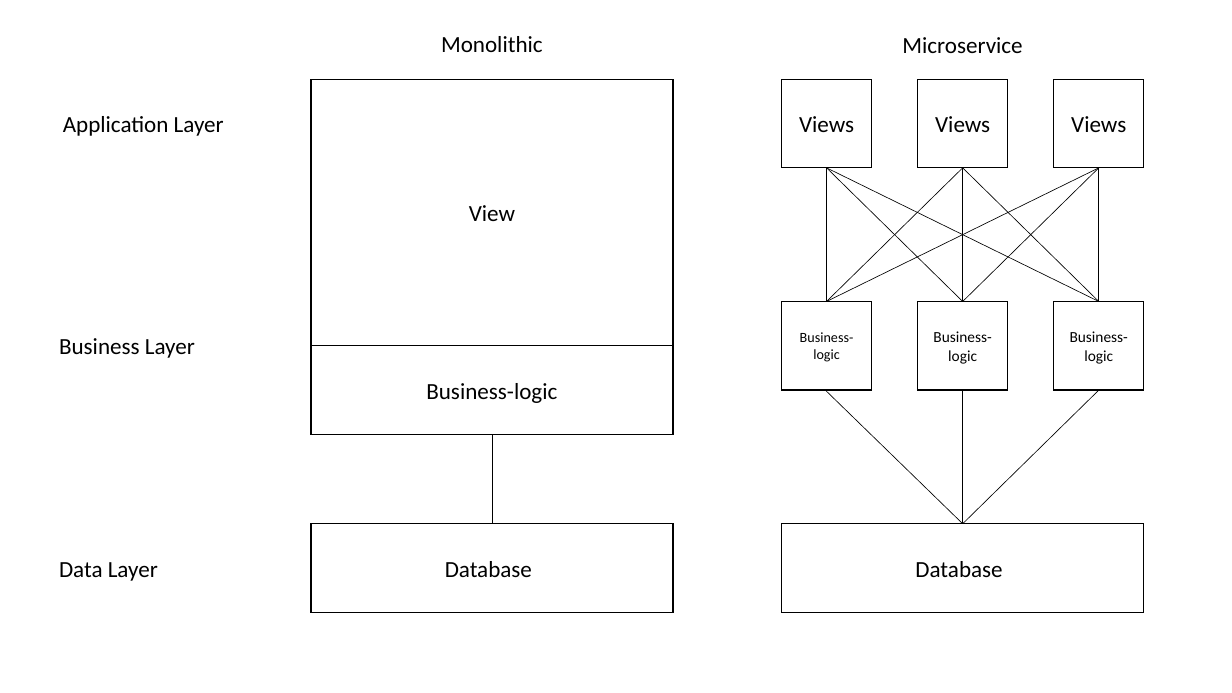
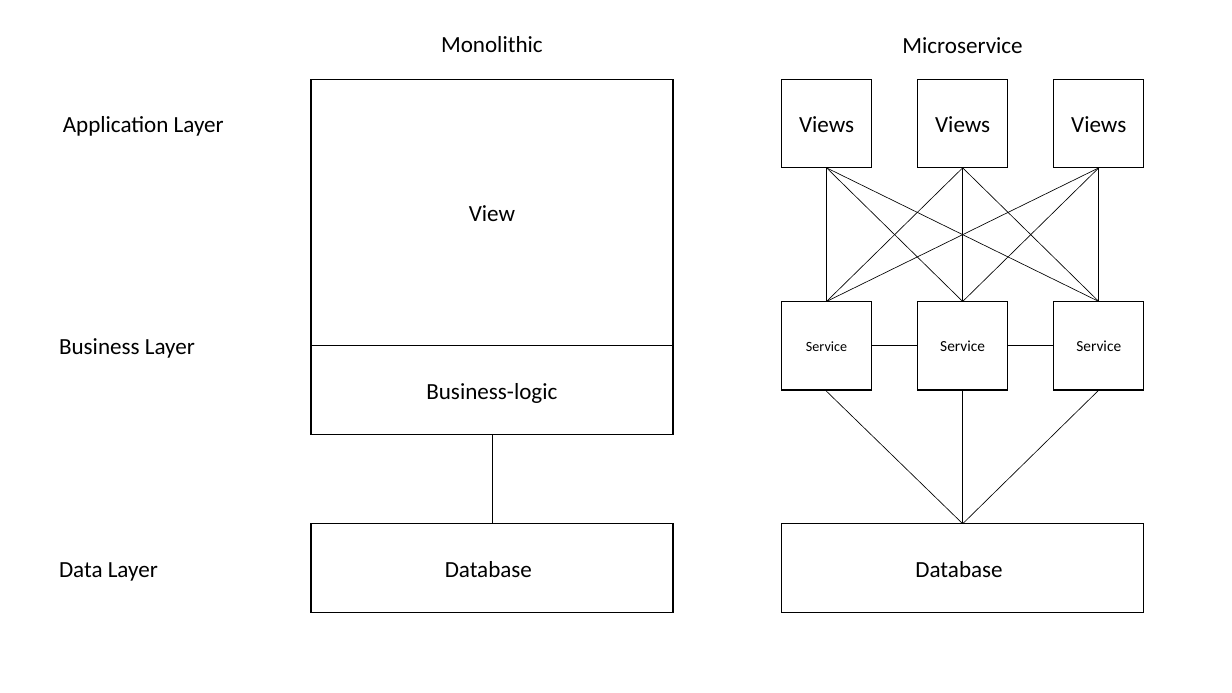
Before and after one commit to benedict-armstrong/VWA, a slide deck: slide 1 of Documents(VWA)/graphics/Graphics.pptx. Drawn at 1232x693 pixels with LibreOffice and Linux fonts; fonts in the diff are those of the drawing. Boxes give left, top, right and bottom in pixels: in the first picture for what was removed or moved away, otherwise in the second. Text is boxed around its words. In the diff, an @@ line names an element or a change of style, - is before the commit and + after.

```diff
--- a/Documents(VWA)/graphics/Graphics.pptx
+++ b/Documents(VWA)/graphics/Graphics.pptx
@@ text in rectangle at bbox=[806, 341, 847, 351]: text changed @@
-Business-logic
+Service
@@ line added from (872, 346) to (918, 346), #000000 0.5 pt @@
@@ text in rectangle at bbox=[940, 340, 985, 351]: text changed @@
-Business-logic
+Service
@@ line added from (1008, 346) to (1055, 346), #000000 0.5 pt @@
@@ text in rectangle at bbox=[1076, 340, 1121, 351]: text changed @@
-Business-logic
+Service
```
Also in this commit, not shown: 1 slide added, 1 slide removed, 10 other files.
